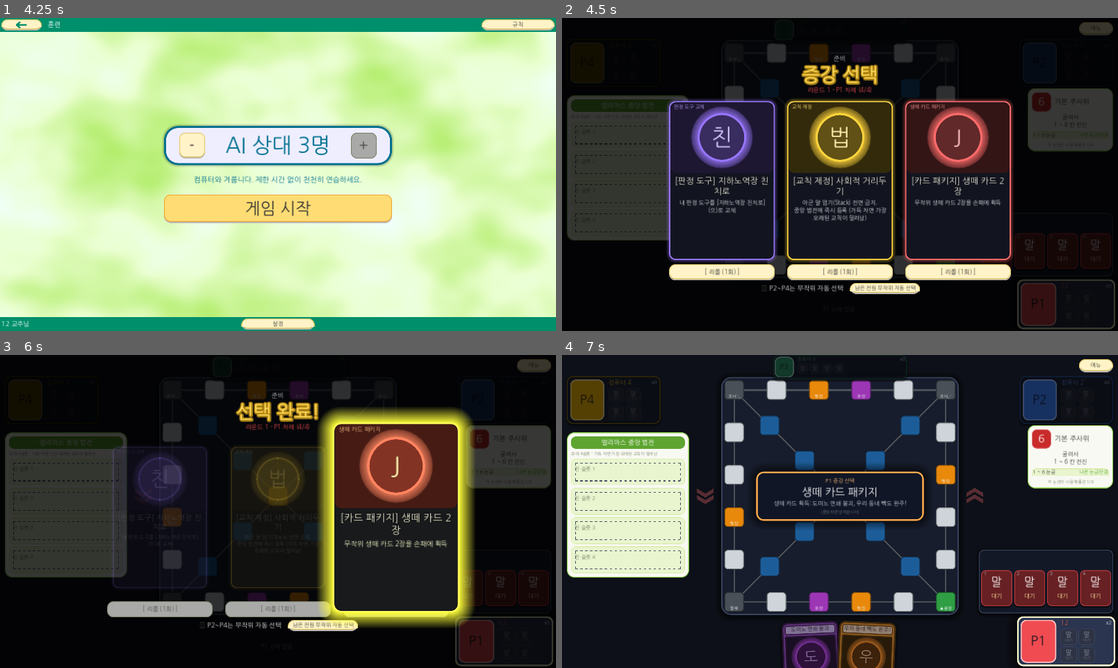
Above: before the commit, frames 1-4 (two rows, left to right).
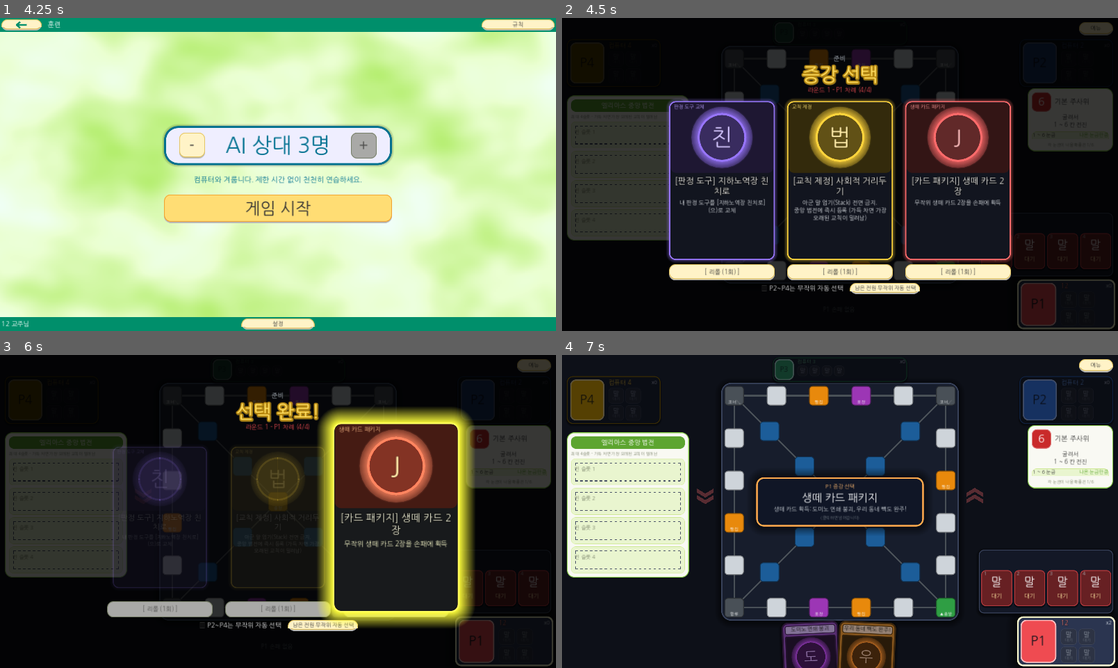
Above: after the commit, the same moments.

Repository: mayjohn66-cmd/TRG
Game: Godot game, scene res://scenes/start_menu.tscn
The game is run twice, just before and just after one commit, with the same random seed, the same clock (stepped at 60 frames per second) and the same inputs.
Inputs (mouse positions are in pixels of both pictures, inside the frame that each line leads up to):
- Up to frame 1 (4.25 s): click (278, 199) at 0.52 s; type "12" at 0.6 s; click "규칙" at 1.25 s; click "설정" at 2 s; click "입장하기" at 2.75 s; click (278, 80) at 3.5 s
- Up to frame 2 (4.5 s): click "게임 시작" at 4.25 s
- Up to frame 3 (6 s): click "메뉴" at 5 s; click "말" at 5.75 s
- Up to frame 4 (7 s): click "말" at 6.5 s

Frame 1 is identical in both runs. In frame 2, 0.8% of the frame differs, in the area x 29-71%, y 8-84%; in frame 3, 1.1%; in frame 4, 7.9%, in the area x 28-72%, y 0-85%.

Commit message:
위쪽 좌석 프로필이 화면 맨 위에 붙고 보드와 겹치던 문제 수정
Co-Authored-By: Claude Sonnet 5.5 <noreply@anthropic.com>
Claude-Session: https://claude.ai/code/session_01HvvTBBGdmqrXHkL2GAw3GJ

Diff:
--- a/scenes/main_board.gd
+++ b/scenes/main_board.gd
@@ -12,9 +12,9 @@
 	4: Color("f5b700"),
 }
 ## 보드판(큼직하게): 받침 판 584x584 안에 520x520 타일 영역. 모바일 가로 화면에서도 보드가 화면 높이의 대부분을 차지한다.
-const PLATE_POS: Vector2 = Vector2(391, 54)
+const PLATE_POS: Vector2 = Vector2(391, 68)
 const PLATE_SIZE: Vector2 = Vector2(584, 584)
-const BOARD_ORIGIN: Vector2 = Vector2(423, 86)
+const BOARD_ORIGIN: Vector2 = Vector2(423, 100)
 const BOARD_SIZE: float = 520.0
 ## 보드 시점. TOP: 완전 탑뷰, TILT: 테이블에 앉아 비스듬히 내려다보는 기울인 탑뷰(세로 압축 + 위쪽이 멀어 보이는 원근 + 서 있는 말과 그림자).
 enum ViewMode { TOP, TILT }
@@ -42,7 +42,7 @@
 const SEAT_POSITIONS: Dictionary = {
 	&"me": Vector2(1124, 644),
 	&"right": Vector2(1124, 52),
-	&"top": Vector2(518, 0),
+	&"top": Vector2(518, 6),
 	&"left": Vector2(12, 52),
 }
 const COMPACT_PROFILE_SIZE: Vector2 = Vector2(330, 60)
@@ -1070,7 +1070,7 @@
 	_queue_label = _make_label("", 11, Color("adb5bd"))
 	_status_strip.add_child(_queue_label)
 	_pick_banner = _make_label("", 13, Color("63e6be"))
-	_pick_banner.position = Vector2(423, 60)
+	_pick_banner.position = Vector2(423, 74)
 	_pick_banner.size = Vector2(400, 26)
 	_pick_banner.clip_text = true
 	_pick_banner.horizontal_alignment = HORIZONTAL_ALIGNMENT_CENTER
Not shown, changed: docs/EDGE_CASE_SPEC.md
